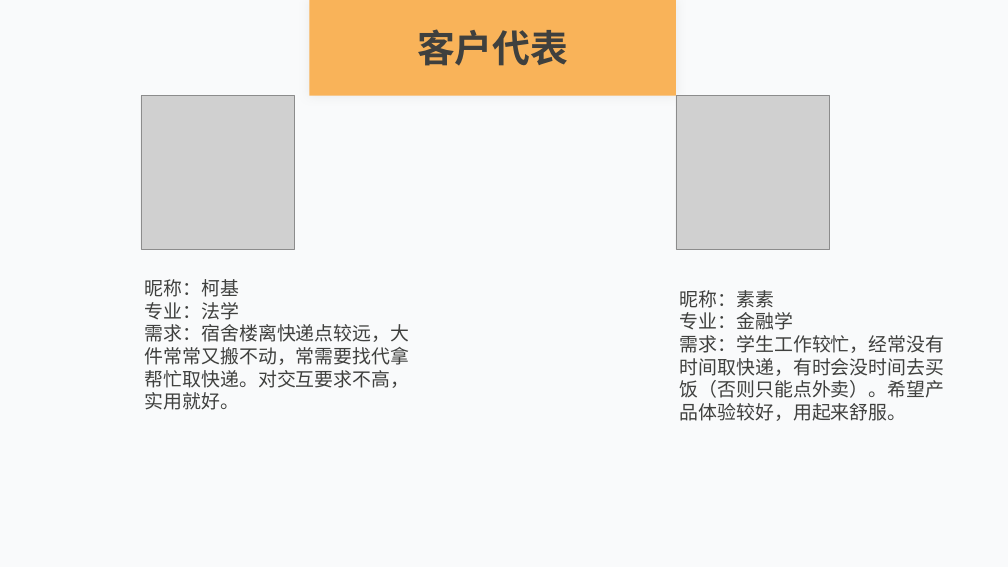
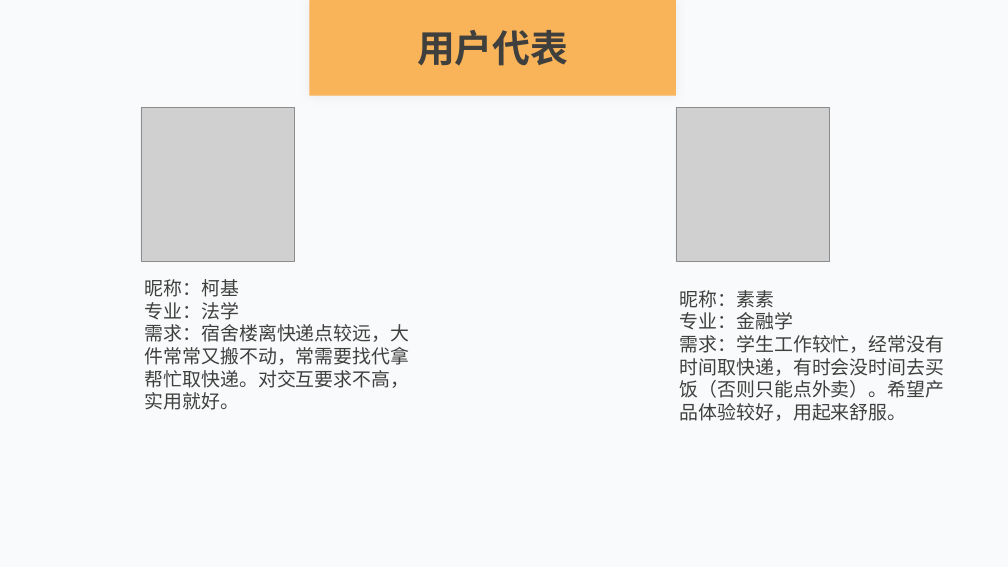
Before and after one commit to lorenzoyoung/ZUCC-Lazy-Bone, a slide deck: slide 27 of 评审PPT/SE2019春-G11-软件需求规格说明(SRS)/SE2019春-G11-软件需求规格说明(SRS)PPT.pptx (slide 26 before the commit). Drawn at 1008x567 pixels with LibreOffice and Linux fonts; fonts in the diff are those of the drawing; grey boxes stand for pictures. Boxes give left, top, right and bottom in pixels: in the first picture for what was removed or moved away, otherwise in the second. Text is boxed around its words. In the diff, an @@ line names an element or a change of style, - is before the commit and + after.

```diff
--- a/评审PPT/SE2019春-G11-软件需求规格说明(SRS)/SE2019春-G11-软件需求规格说明(SRS)PPT.pptx
+++ b/评审PPT/SE2019春-G11-软件需求规格说明(SRS)/SE2019春-G11-软件需求规格说明(SRS)PPT.pptx
@@ text at [417,30,568,66]: text changed @@
-客户代表
+用户代表
@@ picture: place and size @@
-picture at [141,95,295,249]
+picture at [141,107,295,261]
@@ picture: place and size @@
-picture at [676,95,830,249]
+picture at [676,107,830,261]
```
Also in this commit, not shown: 2 other slides changed, 1 slide added, 8 other files.
